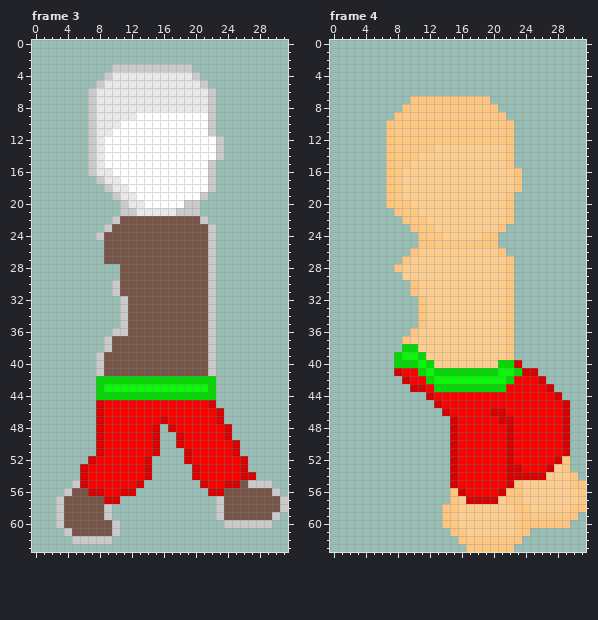
One commit to this pixel-art file: Assets/Resources/Clothes/Legs Right.aseprite. Above is the file before it was changed.
32x64 pixels, 4 frames. Shown: frame 3, frame 4. The commit also changed other frames, which this record leaves out.
Once edited:
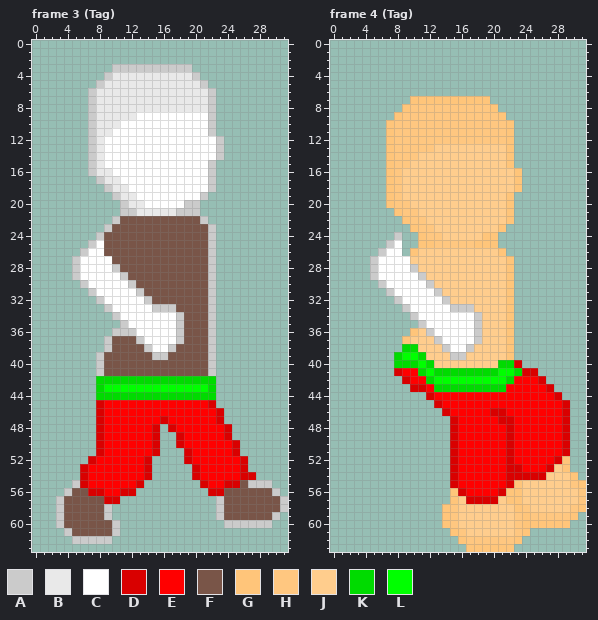
Palette (. is transparent): A #cbcbcb  B #e9e9e9  C #ffffff  D #d90000  E #ff0000  F #795548  G #ffc57a  H #ffc780  J #ffcd8d  K #00db00  L #00ff00
What changed:
{"change": "layer \"Arms\" now shown"}
{"where": "frame 3 (Tag), layer \"Arms\""}
{"frame":3,"y":25,"x":7,"old":"..","new":"AC"}
{"frame":3,"y":26,"x":6,"old":"...","new":"ACC"}
{"frame":3,"y":27,"x":5,"old":"....F","new":"ACCCC"}
{"frame":3,"y":28,"x":5,"old":"......","new":"ACCCCA"}
{"frame":3,"y":29,"x":5,"old":"......F","new":"ACCCCCA"}
{"frame":3,"y":30,"x":6,"old":"....AFF","new":"ACCCCCA"}
{"frame":3,"y":31,"x":7,"old":"...AFFF","new":"ACCCCCA"}
{"frame":3,"y":32,"x":8,"old":"...AFFF","new":"ACCCCCA"}
{"frame":3,"y":33,"x":9,"old":"..AFFFFFF","new":"ACCCCCAAA"}
{"frame":3,"y":34,"x":10,"old":".AFFFFFFF","new":"ACCCCCCCA"}
{"frame":3,"y":35,"x":12,"old":"FFFFFFF","new":"CCCCCCA"}
{"frame":3,"y":36,"x":12,"old":"FFFFFFF","new":"ACCCCCA"}
{"frame":3,"y":37,"x":13,"old":"FFFFFF","new":"ACCCCA"}
{"frame":3,"y":38,"x":14,"old":"FFFF","new":"ACCA"}
{"frame":3,"y":39,"x":15,"old":"FF","new":"AA"}
{"where": "frame 4 (Tag), layer \"Arms\""}
{"frame":4,"y":24,"x":8,"old":".","new":"A"}
{"frame":4,"y":25,"x":7,"old":"..","new":"AC"}
{"frame":4,"y":26,"x":6,"old":"...","new":"ACC"}
{"frame":4,"y":27,"x":5,"old":"....G","new":"ACCCC"}
{"frame":4,"y":28,"x":5,"old":"...GJJ","new":"ACCCCA"}
{"frame":4,"y":29,"x":5,"old":"....JJJ","new":"ACCCCCA"}
{"frame":4,"y":30,"x":6,"old":"....GJJ","new":"ACCCCCA"}
{"frame":4,"y":31,"x":7,"old":"...GJJJ","new":"ACCCCCA"}
{"frame":4,"y":32,"x":8,"old":"...GJJJ","new":"ACCCCCA"}
{"frame":4,"y":33,"x":9,"old":"..GJJJJJJ","new":"ACCCCCAAA"}
{"frame":4,"y":34,"x":10,"old":".GJJJJJJJ","new":"ACCCCCCCA"}
{"frame":4,"y":35,"x":11,"old":"GJJJJJJJ","new":"ACCCCCCA"}
{"frame":4,"y":36,"x":12,"old":"JJJJJJJ","new":"ACCCCCA"}
{"frame":4,"y":37,"x":13,"old":"JJJJJJ","new":"ACCCCA"}
{"frame":4,"y":38,"x":14,"old":"JJJJ","new":"ACCA"}
{"frame":4,"y":39,"x":15,"old":"JJ","new":"AA"}
{"label":"changed","picture_box":[72,240,184,360]}
{"label":"changed","picture_box":[370,232,482,360]}
